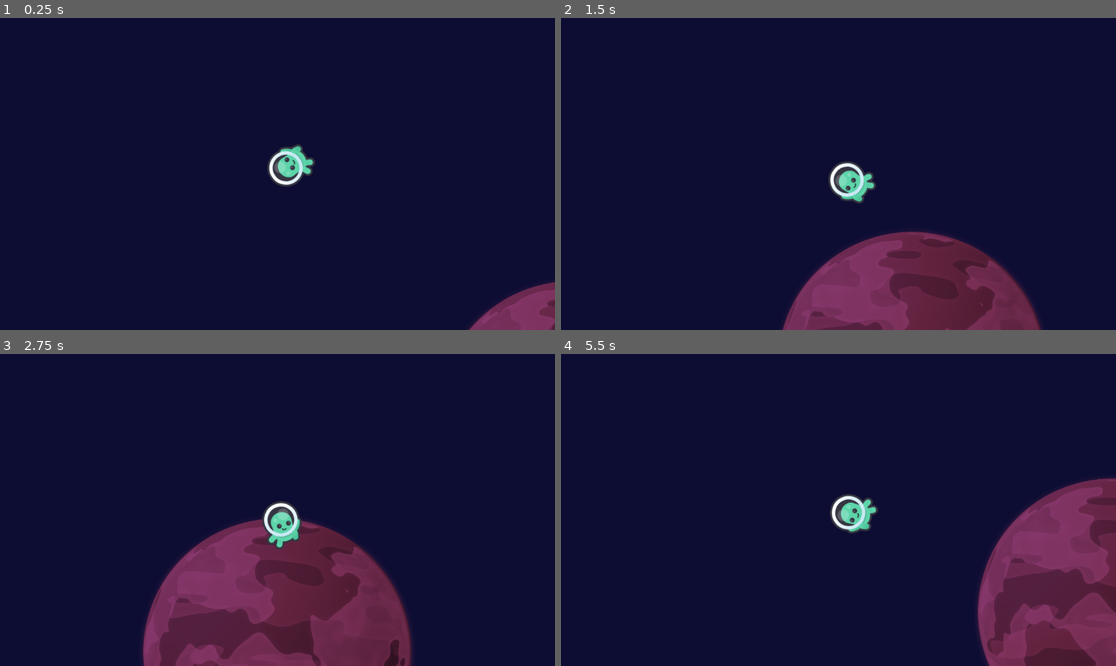
Above: before the commit, frames 1-4 (two rows, left to right).
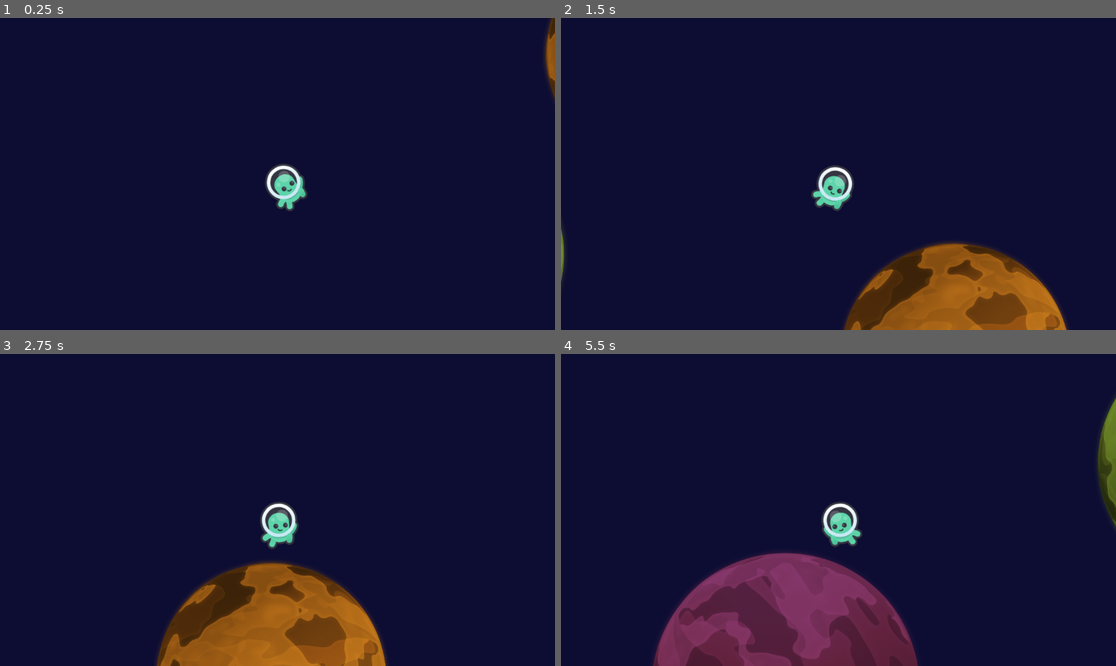
Above: after the commit, the same moments.

Repository: nathan-tang/astronautwithapen
Game: Godot game, scene res://Scenes/main.tscn
The game is run twice, just before and just after one commit, with the same random seed, the same clock (stepped at 60 frames per second) and the same inputs. The engine's default icon, where the game draws it, is replaced by a stand-in: a white triangle on a blue panel in a dark square.
Inputs:
- Up to frame 1 (0.25 s): no input
- Up to frame 2 (1.5 s): hold D (move_right) 0.53-1.28 s; tap Space (jump) at 0.6, 0.77, 1.07, 1.35 s; hold S (move_down) from 1.28 s (still down)
- Up to frame 3 (2.75 s): tap Space (jump) at 1.52, 1.82, 2.1 s; release S (move_down) at 2.03 s; hold D (move_right) from 2.03 s (still down)
- Up to frame 4 (5.5 s): release D (move_right) at 2.78 s; hold W (move_up) 2.78-3.53 s; tap Space (jump) at 2.85, 3.02, 3.32, 3.6, 3.77, 4.07, 4.35, 4.52, 4.82, 5.1 s; hold A (move_left) 3.53-5.03 s; hold S (move_down) from 5.03 s (still down)

The runs differ from the first frame. In frame 1, 3.1% of the frame differs, in the area x 47-100%, y 0-100%; in frame 2, 13%; in frame 3, 18%; in frame 4, 28%, in the area x 16-100%, y 13-100%.

Commit message:
holy shit jumping and the camera works

Diff:
--- a/Scenes/main.tscn
+++ b/Scenes/main.tscn
@@ -19,6 +19,9 @@
 position = Vector2(576, 200)
 
 [node name="Camera2D" type="Camera2D" parent="Player"]
+ignore_rotation = false
+limit_enabled = false
+rotation_smoothing_enabled = true
 script = ExtResource("3_camera")
 
 [node name="Planets" type="Node2D" parent="."]
--- a/Scripts/camera_controller.gd
+++ b/Scripts/camera_controller.gd
@@ -11,7 +11,7 @@
 @export var follow_offset: Vector2 = Vector2.ZERO  ## Offset from player position
 
 @export_group("Rotation Settings")
-@export var rotation_speed: float = 20.0  ## Rotation smoothing speed (higher = faster response)
+@export var rotation_speed: float = 50.0  ## Rotation smoothing speed (higher = faster response)
 @export var enable_rotation: bool = true  ## Toggle camera rotation
 
 @export_group("Zoom Settings")
@@ -69,16 +69,17 @@
 
 ## Rotate camera to match player's gravity direction
 func rotate_to_gravity(delta: float) -> void:
-	# Camera should rotate so that gravity always points "down" on screen
-	# This makes the planet appear at the bottom and the player stands on it naturally
-	# The world rotates around the player, not the other way around
+	# Camera should rotate so that the player's feet always point down on screen
+	# This makes gravity always pull "down" and the player stands upright naturally
 
-	# Keep camera upright (don't rotate with player)
-	# Simply counter-rotate the player's rotation to keep view stable
-	target_rotation = -player.rotation
+	# We want gravity to point down on screen
+	# gravity_direction points toward the planet, so we want that to point down (angle = PI/2)
+	# Camera's global rotation should make gravity_direction point downward
+	var desired_down = player.gravity_direction
+	target_rotation = desired_down.angle() - PI / 2.0
 
 	# Smooth rotation using lerp_angle to handle angle wrapping correctly
-	rotation = lerp_angle(rotation, target_rotation, rotation_speed * delta)
+	global_rotation = lerp_angle(global_rotation, target_rotation, rotation_speed * delta)
 
 
 ## Adjust zoom based on player velocity
--- a/Scripts/player.gd
+++ b/Scripts/player.gd
@@ -6,10 +6,10 @@
 
 @export_group("Movement")
 @export var move_speed: float = 500.0
-@export var jump_force: float = 7000.0
-@export var jump_gravity_multiplier: float = 4.0  ## Jump force scales with gravity strength
-@export var jump_grace_period: float = 0.5  ## Seconds of reduced gravity after jump
-@export var jump_grace_gravity_reduction: float = 0.1  ## Gravity multiplier during grace period (0.1 = 90% reduction)
+@export var jump_force: float = 15000.0
+@export var jump_gravity_multiplier: float = 6.0  ## Jump force scales with gravity strength
+@export var jump_grace_period: float = 0.8  ## Seconds of reduced gravity after jump
+@export var jump_grace_gravity_reduction: float = 0.05  ## Gravity multiplier during grace period (0.05 = 95% reduction)
 @export var air_control: float = 0.9  ## Movement control while airborne (0-1)
 @export var max_speed: float = 1000.0  ## Maximum velocity cap
 
@@ -278,12 +278,17 @@
 		# Calculate adaptive jump force based on current gravity strength
 		var adaptive_jump = jump_force + (current_gravity_strength * jump_gravity_multiplier)
 
-		# Jump perpendicular to gravity (away from planet)
-		var jump_direction = -gravity_direction
+		# Jump perpendicular to the ground surface (using ground normal)
+		# This ensures we jump "away" from whatever surface we're standing on
+		var jump_direction = ground_normal
 		velocity += jump_direction * adaptive_jump
 
 		# Activate jump grace period (reduced gravity for smoother jump arc)
 		jump_grace_timer = jump_grace_period
+
+		# Immediately set as not grounded to prevent stick force from canceling jump
+		is_grounded = false
+		ground_coyote_time = 0.0
 
 
 ## Check if player is on the ground
